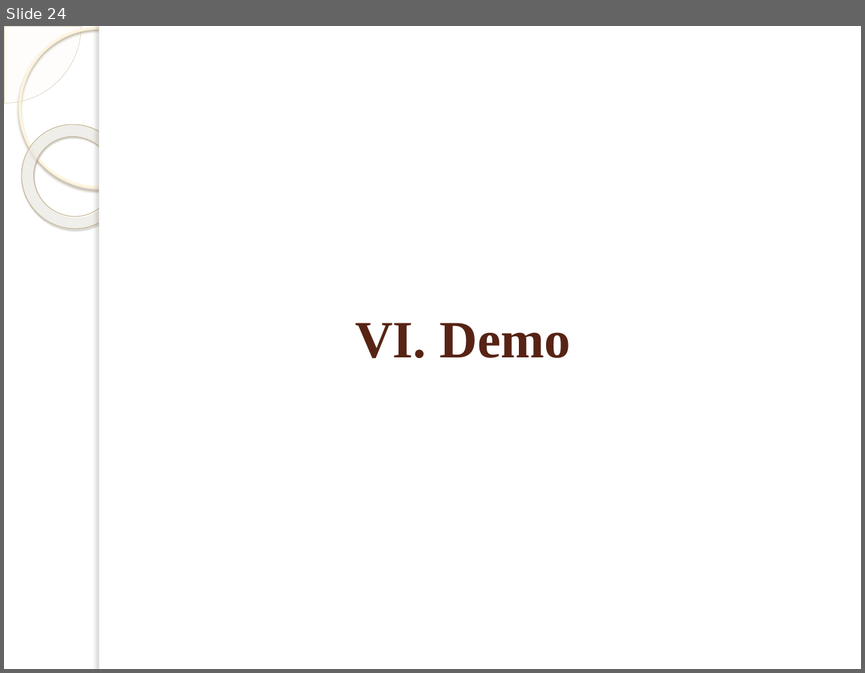
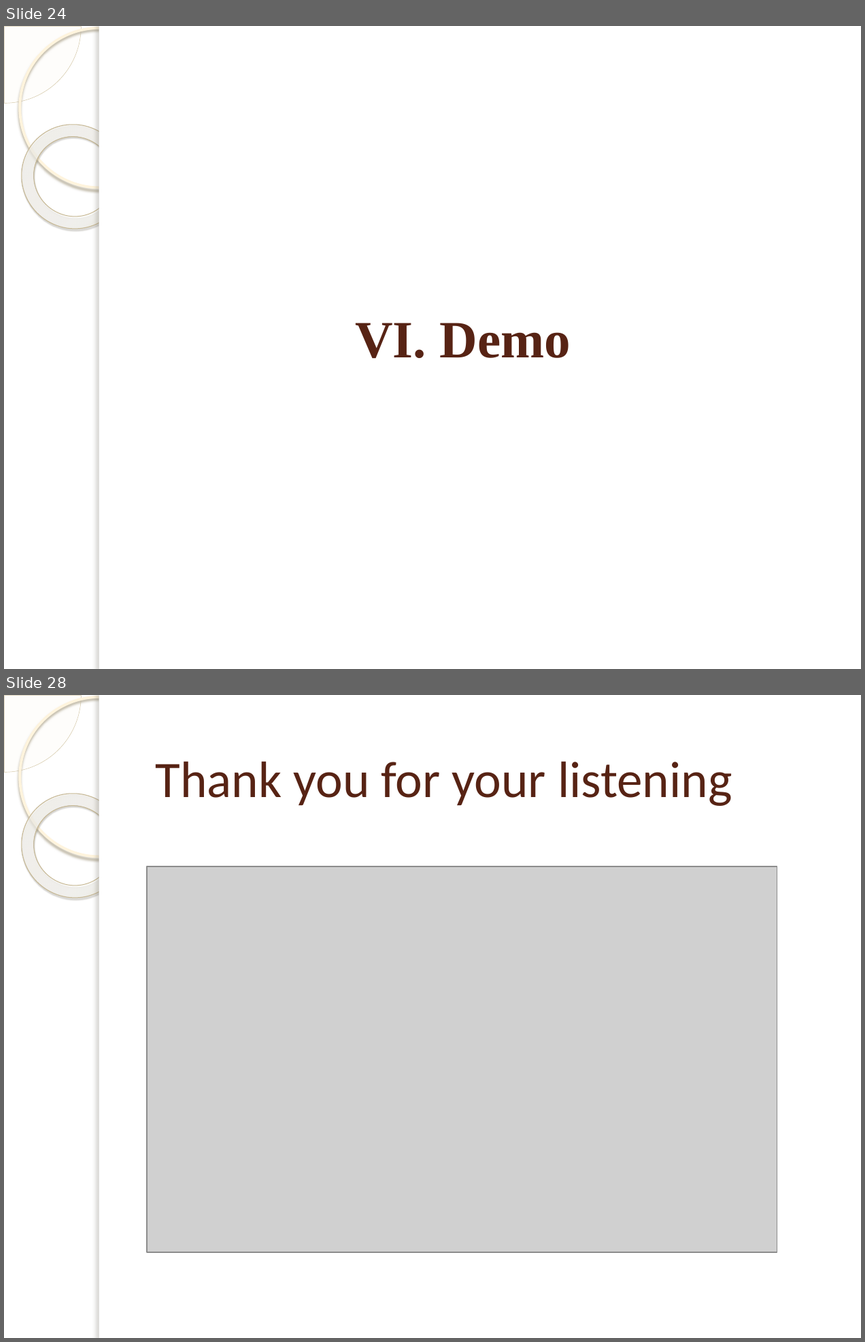
Before and after one commit to dohungcuongdev/thesis-documentation, a slide deck: Thesis-review.pptx. Shown one above the other, each under a label of ours: slide 24 before the commit, slides 24 and 28 after it; the slides between them are not shown. The pictures are 865x673 and 865x1342 pixels, drawn with LibreOffice and Linux fonts; fonts in the diff are those of the drawing; grey boxes stand for pictures; background and template pictures are left out. Boxes give left, top, right and bottom in pixels: in the first picture for what was removed or moved away, otherwise in the second. Text is boxed around its words. In the diff, an @@ line names an element or a change of style, - is before the commit and + after.

```diff
--- a/Thesis-review.pptx
+++ b/Thesis-review.pptx
@@ slide 28 added at box(4, 695, 861, 1338), background picture (left out); not listed: 5 template elements that a slide beside it also shows @@
@@ title added at box(155, 761, 732, 806), 43 pt, text #572314 @@
+Thank you for your listening
@@ picture added at box(147, 866, 777, 1252) @@
```
Also in this commit, not shown: 1 slide changed, 3 other slides added, 1 other file.
